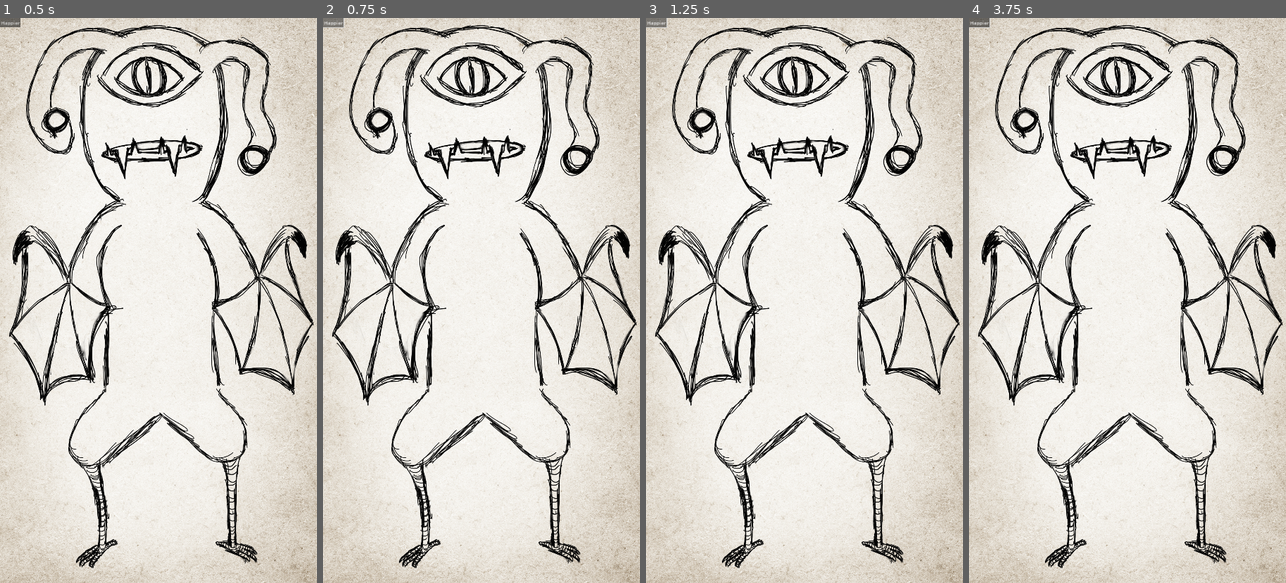
Above: before the commit, frames 1-4 (left to right).
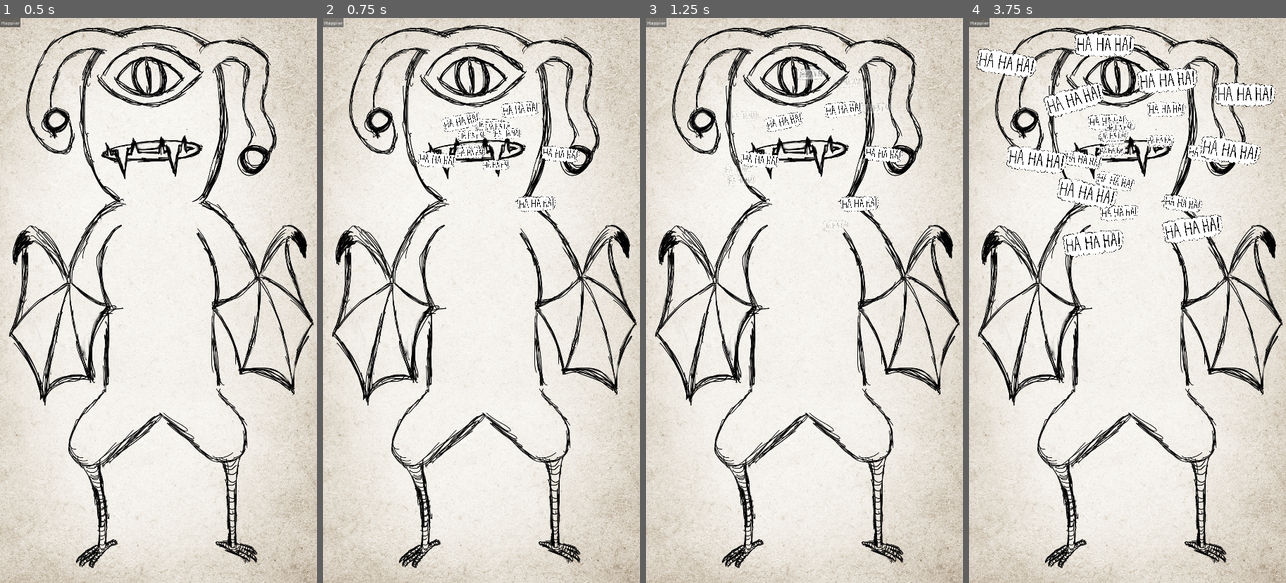
Above: after the commit, the same moments.

Repository: lemurivolta/ggj2024
Game: Godot game, scene res://components/main/main_test.tscn
Two runs of this game, one before a commit and one after it. Both use one fixed random seed, a clock stepped at 60 frames per second and the inputs below. This scene is started directly instead of the project's main scene. The engine's default icon, where the game draws it, is replaced by a stand-in: a white triangle on a blue panel in a dark square.
Inputs (mouse positions are in pixels of both pictures, inside the frame that each line leads up to):
- Up to frame 1 (0.5 s): no input
- Up to frame 2 (0.75 s): click "Happier" at 0.5 s
- Up to frame 3 (1.25 s): no input
- Up to frame 4 (3.75 s): click "Happier" at 1.25 s; click "Happier" at 2 s; move the mouse to (1045, 486) at 2.77 s; press the mouse at (1045, 486) at 2.78 s; tap Enter at 3.5 s; move the mouse to (1206, 486) at 3.52 s; release the mouse at (1206, 486) at 3.53 s; click (1206, 486) at 3.6 s

Frame 1 is identical in both runs. In frame 2, 0.9% of the frame differs, in the area x 30-81%, y 14-35%; in frame 3, 0.9%; in frame 4, 5.3%, in the area x 2-97%, y 2-43%.

Commit message:
first full setup

Diff:
--- a/components/main/main.gd
+++ b/components/main/main.gd
@@ -17,6 +17,7 @@
 	page.add_child(monster)
 	add_child(page)
 	curr_page = page
+	move_child(curr_page, 0)
 
 
 func _on_happy():
@@ -24,4 +25,3 @@
 	var prev_page = curr_page
 	add_page()
 	prev_page.flip_away()
-	move_child(curr_page, 0)
--- a/components/main/main.tscn
+++ b/components/main/main.tscn
@@ -1,10 +1,13 @@
-[gd_scene load_steps=4 format=3 uid="uid://ukxpe0jhtey7"]
+[gd_scene load_steps=5 format=3 uid="uid://ukxpe0jhtey7"]
 
 [ext_resource type="Script" path="res://components/main/main.gd" id="1_uvngm"]
 [ext_resource type="PackedScene" uid="uid://cx3uygqus5c46" path="res://components/page/page.tscn" id="2_buj4y"]
 [ext_resource type="PackedScene" uid="uid://suf8d5ylak8q" path="res://components/mostro/mostro.tscn" id="3_72gnt"]
+[ext_resource type="PackedScene" uid="uid://b65s2f6rnfxt1" path="res://components/laugh_or_grr/laugh_or_grr.tscn" id="4_6c7y2"]
 
 [node name="main" type="Node"]
 script = ExtResource("1_uvngm")
 page_scene = ExtResource("2_buj4y")
 monster_scene = ExtResource("3_72gnt")
+
+[node name="LaughOrGrr" parent="." instance=ExtResource("4_6c7y2")]
